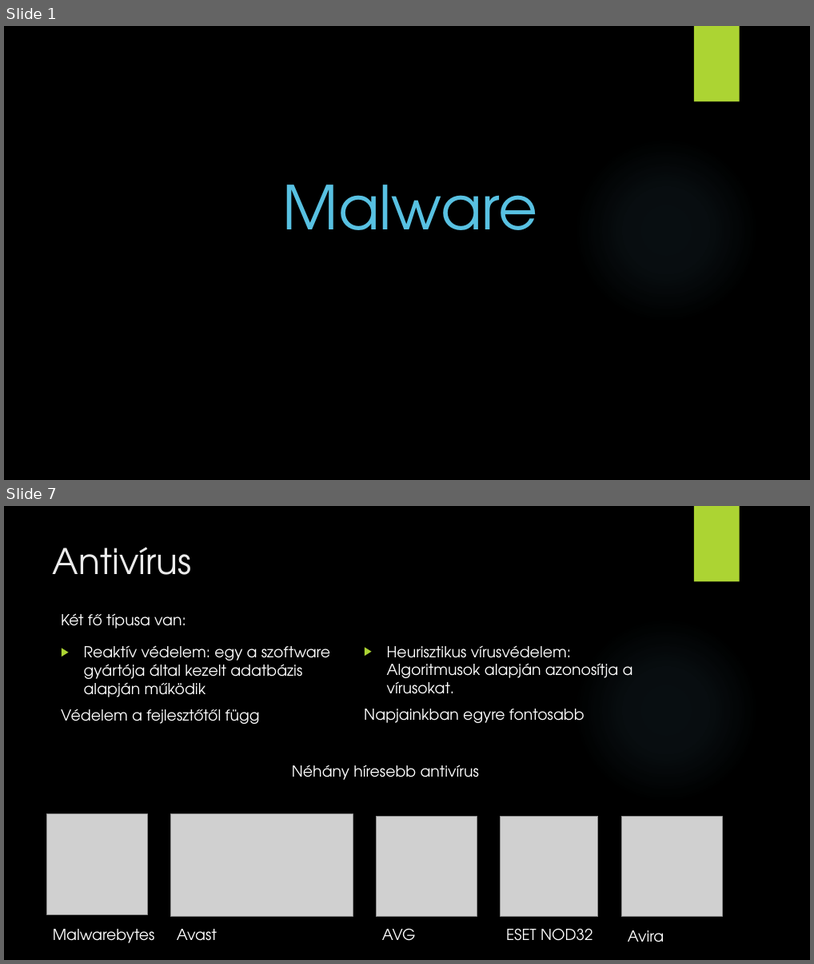
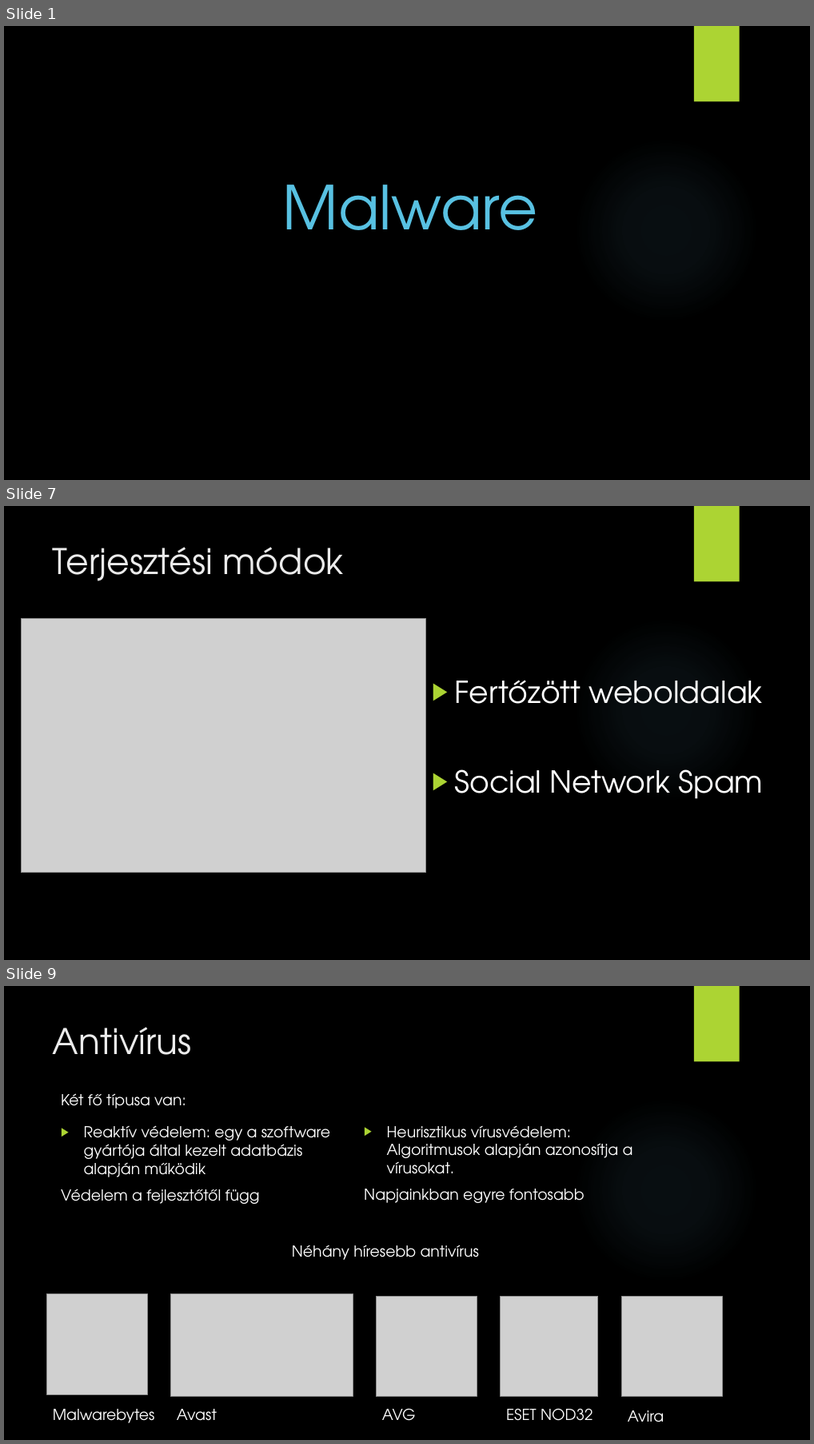
Before and after one commit to SzPeter20/nicet-tsbro, a slide deck: GenericITtopic.pptx. Shown one above the other, each under a label of ours: slides 1 and 7 before the commit, slides 1, 7 and 9 after it; the slides between them are not shown. The pictures are 814x964 and 814x1444 pixels, drawn with LibreOffice and Linux fonts; fonts in the diff are those of the drawing; grey boxes stand for pictures; background and template pictures are left out. Boxes give left, top, right and bottom in pixels: in the first picture for what was removed or moved away, otherwise in the second. Text is boxed around its words. In the diff, an @@ line names an element or a change of style, - is before the commit and + after.

```diff
--- a/GenericITtopic.pptx
+++ b/GenericITtopic.pptx
@@ slide 7 added at bbox=[4, 506, 810, 960], background picture (left out); not listed: 2 template elements that a slide beside it also shows @@
@@ title added at bbox=[53, 547, 345, 581], 42 pt, text #EBEBEB @@
+Terjesztési módok
@@ picture added at bbox=[21, 619, 426, 872] @@
@@ text added at bbox=[454, 680, 764, 799], 36 pt, text #FFFFFF @@
+▶ Fertőzött weboldalak
+▶ Social Network Spam
@@ what was slide 7 is now slide 9 @@
```
Also in this commit, not shown: 8 slides changed, 2 other slides added.
